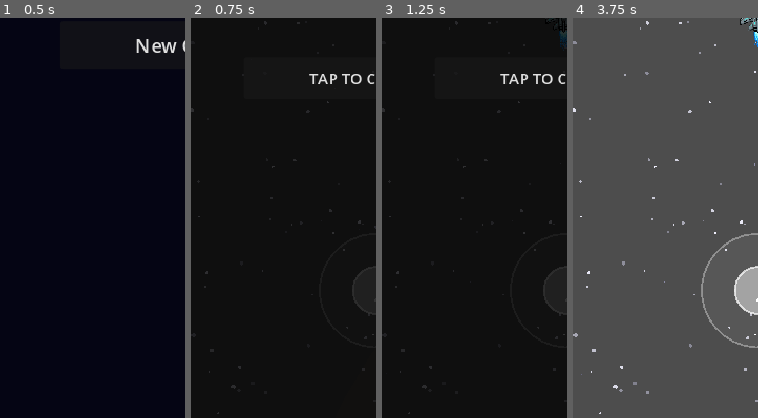
Above: before the commit, frames 1-4 (left to right).
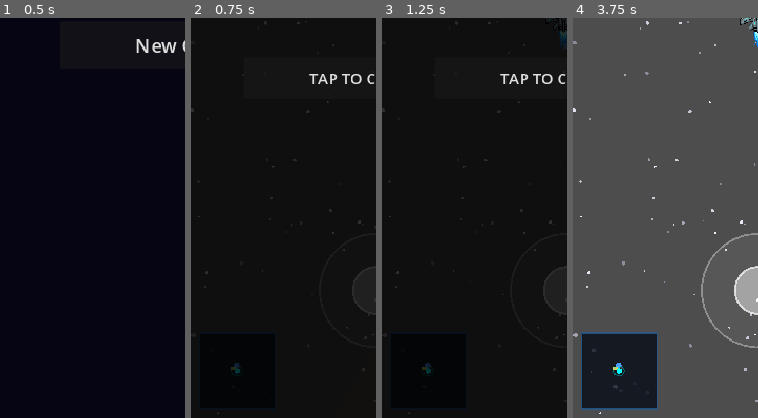
Above: after the commit, the same moments.

Repository: ichizh8/space-game-rt
Game: Godot game, scene res://scenes/main_menu.tscn
Two runs of this game, one before a commit and one after it. Both use one fixed random seed, a clock stepped at 60 frames per second and the inputs below.
Inputs:
- Up to frame 1 (0.5 s): no input
- Up to frame 2 (0.75 s): click "New Game" at 0.5 s
- Up to frame 3 (1.25 s): no input
- Up to frame 4 (3.75 s): click "COCKPIT" at 1.25 s; click "TAP TO CONTINUE" at 2 s; click "TAP TO CONTINUE" at 2.75 s; click "GOT IT" at 3.5 s
The pictures show only the part of the screen within x 0-50%, y 50-100%; the shares and areas given below are measured in that part.

Frame 1 is identical in both runs. In frame 2, 0.1% of the frame differs, in the area x 9-28%, y 82-93%; in frame 3, 0.1%; in frame 4, 8.1%, in the area x 4-46%, y 78-98%.

Commit message:
v87: quest map markers, minimap, quest compass with NAV tracking

Diff:
--- a/scripts/cockpit.gd
+++ b/scripts/cockpit.gd
@@ -108,6 +108,62 @@
 			if gname != "":
 				draw_string(ThemeDB.fallback_font, mp + Vector2(8, 4), gname,
 					HORIZONTAL_ALIGNMENT_LEFT, -1, 10, Color(0.4, 0.9, 1.0, 0.8))
+
+		# Quest markers — turn-in locations
+		for q in GameState.active_quests:
+			var source_id: String = q.get("source_id", "")
+			if source_id == "":
+				continue
+			var target_pos := Vector2(1e9, 1e9)
+			for planet in get_tree().get_nodes_in_group("planets"):
+				if not is_instance_valid(planet):
+					continue
+				if str(planet.get("planet_id")) == source_id:
+					target_pos = (planet as Node2D).global_position
+					break
+			if target_pos.x > 1e8:
+				for station in get_tree().get_nodes_in_group("stations"):
+					if not is_instance_valid(station):
+						continue
+					if str(station.get("station_id")) == source_id:
+						target_pos = (station as Node2D).global_position
+						break
+			if target_pos.x > 1e8:
+				continue
+			var qmp: Vector2 = center + (target_pos - _player_pos) * MAP_SCALE
+			if qmp.x < 0.0 or qmp.x > w or qmp.y < 0.0 or qmp.y > h:
+				continue
+			var is_tracked: bool = (GameState.tracked_quest_id == q.get("id", ""))
+			var qcol: Color = Color(1.0, 0.9, 0.0, 0.95) if not is_tracked else Color(0.3, 1.0, 0.4, 1.0)
+			draw_circle(qmp + Vector2(0.0, -10.0), 5.0, qcol)
+			draw_string(ThemeDB.fallback_font, qmp + Vector2(-3.0, -6.0), "!",
+				HORIZONTAL_ALIGNMENT_LEFT, -1, 11, Color(0.05, 0.05, 0.05))
+
+		# Story act 2 target — signal planet
+		if GameState.story_act == 2 or (GameState.story_act >= 2 and GameState.is_quest_active("story_act2")):
+			for planet in get_tree().get_nodes_in_group("planets"):
+				if not is_instance_valid(planet):
+					continue
+				if str(planet.get("planet_id")) == "story_signal_planet":
+					var sp: Vector2 = (planet as Node2D).global_position
+					var smp: Vector2 = center + (sp - _player_pos) * MAP_SCALE
+					if smp.x >= 0.0 and smp.x <= w and smp.y >= 0.0 and smp.y <= h:
+						draw_circle(smp + Vector2(0.0, -10.0), 5.0, Color(1.0, 0.5, 0.0, 0.9))
+						draw_string(ThemeDB.fallback_font, smp + Vector2(-3.0, -6.0), "!",
+							HORIZONTAL_ALIGNMENT_LEFT, -1, 11, Color(0.05, 0.05, 0.05))
+					break
+
+		# Story act 3 target — command ship
+		if GameState.is_quest_active("story_act3"):
+			var px = GameState.get_story_flag("command_ship_pos_x")
+			var py_val = GameState.get_story_flag("command_ship_pos_y")
+			if px != null and py_val != null:
+				var cmd_pos := Vector2(float(px), float(py_val))
+				var cmp: Vector2 = center + (cmd_pos - _player_pos) * MAP_SCALE
+				if cmp.x >= 0.0 and cmp.x <= w and cmp.y >= 0.0 and cmp.y <= h:
+					draw_circle(cmp, 6.0, Color(1.0, 0.2, 0.2, 0.9))
+					draw_string(ThemeDB.fallback_font, cmp + Vector2(8.0, 4.0), "CMD",
+						HORIZONTAL_ALIGNMENT_LEFT, -1, 9, Color(1.0, 0.3, 0.3, 0.9))
 
 		# Player dot
 		draw_circle(center, 4.0, Color.CYAN)
@@ -454,12 +510,39 @@
 			prog_lbl.add_theme_color_override("font_color", Color(0.7, 0.7, 0.8))
 			info.add_child(prog_lbl)
 
+			var qid_bind: String = q.get("id", "")
+			var is_tracked: bool = GameState.tracked_quest_id == qid_bind
+			if is_tracked:
+				cstyle.border_color = Color(0.3, 1.0, 0.4)
+				card.add_theme_stylebox_override("panel", cstyle)
+
+			var track_btn := Button.new()
+			track_btn.text = "NAV" if not is_tracked else "NAV"
+			track_btn.custom_minimum_size = Vector2(42, 36)
+			track_btn.add_theme_font_size_override("font_size", 11)
+			var track_style := StyleBoxFlat.new()
+			track_style.bg_color = Color(0.1, 0.4, 0.15) if not is_tracked else Color(0.15, 0.6, 0.2)
+			track_style.corner_radius_top_left = 3
+			track_style.corner_radius_top_right = 3
+			track_style.corner_radius_bottom_left = 3
+			track_style.corner_radius_bottom_right = 3
+			track_btn.add_theme_stylebox_override("normal", track_style)
+			track_btn.add_theme_color_override("font_color", Color(0.4, 1.0, 0.5) if not is_tracked else Color.WHITE)
+			track_btn.pressed.connect(func():
+				if GameState.tracked_quest_id == qid_bind:
+					GameState.tracked_quest_id = ""
+				else:
+					GameState.tracked_quest_id = qid_bind
+				_refresh_quests())
+			row.add_child(track_btn)
+
 			var abandon_btn := Button.new()
 			abandon_btn.text = "X"
 			abandon_btn.custom_minimum_size = Vector2(36, 36)
 			abandon_btn.add_theme_font_size_override("font_size", 14)
-			var qid_bind: String = q.get("id", "")
 			abandon_btn.pressed.connect(func():
+				if GameState.tracked_quest_id == qid_bind:
+					GameState.tracked_quest_id = ""
 				GameState.abandon_quest(qid_bind)
 				_refresh_quests())
 			row.add_child(abandon_btn)
--- a/scripts/game_state.gd
+++ b/scripts/game_state.gd
@@ -46,6 +46,7 @@
 # Quest system
 var active_quests: Array = []
 var completed_quests: Array = []
+var tracked_quest_id: String = ""
 
 # Session stats
 var session_kills: int = 0
@@ -301,13 +302,16 @@
 		faction_rep[faction] = clamp(faction_rep[faction] + amount, 0, 100)
 
 
-func accept_quest(quest_data: Dictionary) -> bool:
+func accept_quest(quest_data: Dictionary, source_id: String = "") -> bool:
 	if active_quests.size() >= 3:
 		return false
 	for q in active_quests:
 		if q["id"] == quest_data["id"]:
 			return false
-	active_quests.append(quest_data.duplicate(true))
+	var q_copy: Dictionary = quest_data.duplicate(true)
+	if source_id != "":
+		q_copy["source_id"] = source_id
+	active_quests.append(q_copy)
 	return true
 
 
--- a/scripts/hud.gd
+++ b/scripts/hud.gd
@@ -32,6 +32,181 @@
 	_build_ui()
 	_connect_signals()
 	_update_all()
+
+
+class MinimapControl extends Control:
+	const SIZE_PX := 80.0
+	const HALF := SIZE_PX / 2.0
+	const SCALE := HALF / 1500.0  # 1500 world units fills half the map
+
+	var _player_pos: Vector2 = Vector2.ZERO
+	var _poll_timer: float = 0.0
+
+	func _process(delta: float) -> void:
+		_poll_timer += delta
+		if _poll_timer >= 0.15:
+			_poll_timer = 0.0
+			var p := get_tree().get_first_node_in_group("player")
+			if is_instance_valid(p):
+				_player_pos = (p as Node2D).global_position
+			queue_redraw()
+
+	func _draw() -> void:
+		var c := Vector2(HALF, HALF)
+		draw_rect(Rect2(0.0, 0.0, SIZE_PX, SIZE_PX), Color(0.02, 0.04, 0.08, 0.78))
+		# Planets
+		for planet in get_tree().get_nodes_in_group("planets"):
+			if not is_instance_valid(planet):
+				continue
+			var mp: Vector2 = c + ((planet as Node2D).global_position - _player_pos) * SCALE
+			if mp.x < 2.0 or mp.x > SIZE_PX - 2.0 or mp.y < 2.0 or mp.y > SIZE_PX - 2.0:
+				continue
+			var pcol := Color(0.4, 0.7, 1.0)
+			if planet.get("planet_color") != null:
+				pcol = planet.get("planet_color") as Color
+			draw_circle(mp, 3.0, pcol)
+		# Stations
+		for station in get_tree().get_nodes_in_group("stations"):
+			if not is_instance_valid(station):
+				continue
+			var mp: Vector2 = c + ((station as Node2D).global_position - _player_pos) * SCALE
+			if mp.x < 2.0 or mp.x > SIZE_PX - 2.0 or mp.y < 2.0 or mp.y > SIZE_PX - 2.0:
+				continue
+			draw_rect(Rect2(mp - Vector2(2.0, 2.0), Vector2(4.0, 4.0)), Color(0.9, 0.8, 0.3))
+		# Warp gates
+		for gate in get_tree().get_nodes_in_group("warp_gates"):
+			if not is_instance_valid(gate):
+				continue
+			var mp: Vector2 = c + ((gate as Node2D).global_position - _player_pos) * SCALE
+			if mp.x < 2.0 or mp.x > SIZE_PX - 2.0 or mp.y < 2.0 or mp.y > SIZE_PX - 2.0:
+				continue
+			draw_arc(mp, 3.5, 0.0, TAU, 6, Color(0.4, 0.9, 1.0, 0.9), 1.5)
+		# Quest turn-in markers
+		for q in GameState.active_quests:
+			var source_id: String = q.get("source_id", "")
+			if source_id == "":
+				continue
+			var target_pos := Vector2(1e9, 1e9)
+			for planet in get_tree().get_nodes_in_group("planets"):
+				if is_instance_valid(planet) and str(planet.get("planet_id")) == source_id:
+					target_pos = (planet as Node2D).global_position
+					break
+			if target_pos.x > 1e8:
+				for station in get_tree().get_nodes_in_group("stations"):
+					if is_instance_valid(station) and str(station.get("station_id")) == source_id:
+						target_pos = (station as Node2D).global_position
+						break
+			if target_pos.x > 1e8:
+				continue
+			var mp: Vector2 = c + (target_pos - _player_pos) * SCALE
+			# If off-map, clamp to edge with arrow direction
+			if mp.x < 2.0 or mp.x > SIZE_PX - 2.0 or mp.y < 2.0 or mp.y > SIZE_PX - 2.0:
+				var dir: Vector2 = (mp - c).normalized()
+				mp = c + dir * (HALF - 4.0)
+			draw_string(ThemeDB.fallback_font, mp - Vector2(3.0, 0.0), "!",
+				HORIZONTAL_ALIGNMENT_LEFT, -1, 10, Color(1.0, 0.9, 0.0, 1.0))
+		# Player dot
+		draw_circle(c, 3.0, Color.CYAN)
+		draw_arc(c, 5.5, 0.0, TAU, 12, Color(0.0, 1.0, 1.0, 0.35), 1.0)
+		# Border
+		draw_rect(Rect2(0.0, 0.0, SIZE_PX, SIZE_PX), Color(0.15, 0.35, 0.55, 0.85), false, 1.5)
+
+
+class CompassControl extends Control:
+	var _poll_timer: float = 0.0
+	var _show: bool = false
+	var _direction: Vector2 = Vector2.UP
+	var _quest_title: String = ""
+	var _distance: float = 0.0
+	var _is_story: bool = false
+
+	func _process(delta: float) -> void:
+		_poll_timer += delta
+		if _poll_timer >= 0.25:
+			_poll_timer = 0.0
+			_update()
+			queue_redraw()
+
+	func _update() -> void:
+		var tracked_id := GameState.tracked_quest_id
+		if tracked_id == "":
+			_show = false
+			return
+		var tracked_quest: Dictionary = {}
+		for q in GameState.active_quests:
+			if q.get("id") == tracked_id:
+				tracked_quest = q
+				break
+		if tracked_quest.is_empty():
+			GameState.tracked_quest_id = ""
+			_show = false
+			return
+		_quest_title = tracked_quest.get("title", "Quest")
+		var player_node := get_tree().get_first_node_in_group("player")
+		if not is_instance_valid(player_node):
+			_show = false
+			return
+		var player_pos: Vector2 = (player_node as Node2D).global_position
+		var target_pos := Vector2(1e9, 1e9)
+		var source_id: String = tracked_quest.get("source_id", "")
+		if source_id != "":
+			for planet in get_tree().get_nodes_in_group("planets"):
+				if is_instance_valid(planet) and str(planet.get("planet_id")) == source_id:
+					target_pos = (planet as Node2D).global_position
+					break
+			if target_pos.x > 1e8:
+				for station in get_tree().get_nodes_in_group("stations"):
+					if is_instance_valid(station) and str(station.get("station_id")) == source_id:
+						target_pos = (station as Node2D).global_position
+						break
+		elif tracked_id == "story_act3":
+			var px = GameState.get_story_flag("command_ship_pos_x")
+			var py_val = GameState.get_story_flag("command_ship_pos_y")
+			if px != null and py_val != null:
+				target_pos = Vector2(float(px), float(py_val))
+		elif tracked_id == "story_act2":
+			for planet in get_tree().get_nodes_in_group("planets"):
+				if is_instance_valid(planet) and str(planet.get("planet_id")) == "story_signal_planet":
+					target_pos = (planet as Node2D).global_position
+					break
+		if target_pos.x > 1e8:
+			_show = false
+			return
+		_direction = (target_pos - player_pos).normalized()
+		_distance = player_pos.distance_to(target_pos)
+		_is_story = tracked_quest.get("type", "") == "story"
+		_show = true
+
+	func _draw() -> void:
+		if not _show:
+			return
+		var w: float = size.x
+		var cx: float = w / 2.0
+		var cy: float = size.y / 2.0
+		# Arrow (triangle)
+		var arrow_len := 18.0
+		var arrow_wing := 7.0
+		var tip: Vector2 = Vector2(cx, cy) + _direction * arrow_len
+		var perp: Vector2 = _direction.rotated(PI / 2.0)
+		var base_center: Vector2 = Vector2(cx, cy) - _direction * 4.0
+		var left_pt: Vector2 = base_center + perp * arrow_wing
+		var right_pt: Vector2 = base_center - perp * arrow_wing
+		var acol: Color = Color(0.3, 1.0, 0.5) if not _is_story else Color(1.0, 0.7, 0.2)
+		draw_polygon([tip, left_pt, right_pt],
+			[acol, Color(acol.r * 0.5, acol.g * 0.5, acol.b * 0.5),
+			Color(acol.r * 0.5, acol.g * 0.5, acol.b * 0.5)])
+		# Quest name (truncated)
+		var title_short := _quest_title if _quest_title.length() <= 14 else _quest_title.left(13) + "…"
+		draw_string(ThemeDB.fallback_font, Vector2(cx + 24.0, cy - 6.0), title_short,
+			HORIZONTAL_ALIGNMENT_LEFT, -1, 11, Color(1.0, 0.9, 0.0, 0.95))
+		# Distance
+		var dist_text: String
+		if _distance >= 1000.0:
+			dist_text = "%.1fk" % (_distance / 1000.0)
+		else:
+			dist_text = "%.0f" % _distance
+		draw_string(ThemeDB.fallback_font, Vector2(cx + 24.0, cy + 8.0), dist_text,
+			HORIZONTAL_ALIGNMENT_LEFT, -1, 10, Color(0.6, 0.8, 0.6, 0.85))
 
 
 func _build_ui() -> void:
@@ -171,6 +346,32 @@
 	_notification_label.add_theme_color_override("font_color", Color.YELLOW)
 	_notification_label.visible = false
 	add_child(_notification_label)
+
+	# Minimap (bottom-left)
+	var minimap := MinimapControl.new()
+	minimap.custom_minimum_size = Vector2(80.0, 80.0)
+	minimap.anchor_left = 0.0
+	minimap.anchor_right = 0.0
+	minimap.anchor_top = 1.0
+	minimap.anchor_bottom = 1.0
+	minimap.offset_left = 8.0
+	minimap.offset_right = 88.0
+	minimap.offset_top = -90.0
+	minimap.offset_bottom = -10.0
+	add_child(minimap)
+
+	# Quest compass (center-left, points to tracked quest)
+	var compass := CompassControl.new()
+	compass.custom_minimum_size = Vector2(160.0, 44.0)
+	compass.anchor_left = 0.0
+	compass.anchor_right = 0.0
+	compass.anchor_top = 0.5
+	compass.anchor_bottom = 0.5
+	compass.offset_left = 8.0
+	compass.offset_right = 168.0
+	compass.offset_top = -22.0
+	compass.offset_bottom = 22.0
+	add_child(compass)
 
 	# Zone indicator (top-right, below resources)
 	_zone_label = Label.new()
--- a/scripts/planet_menu.gd
+++ b/scripts/planet_menu.gd
@@ -127,7 +127,7 @@
 			# Accept act 3 quest automatically
 			var sq3 := WorldData.get_quest_by_id("story_act3")
 			if not sq3.is_empty():
-				GameState.accept_quest(sq3)
+				GameState.accept_quest(sq3, planet_id)
 			SaveManager.save_game()
 			vbox.add_child(HSeparator.new())
 
@@ -305,7 +305,7 @@
 	accept_btn.custom_minimum_size.y = 34
 	accept_btn.add_theme_font_size_override("font_size", 13)
 	accept_btn.pressed.connect(func():
-		GameState.accept_quest(q)
+		GameState.accept_quest(q, planet_id)
 		SaveManager.save_game()
 		_refresh_quest_tab())
 	inner.add_child(accept_btn)
--- a/scripts/station_menu.gd
+++ b/scripts/station_menu.gd
@@ -214,7 +214,7 @@
 		accept_btn.pressed.connect(func():
 			GameState.set_story_flag("distress_given", true)
 			var sq2 := WorldData.get_quest_by_id("story_act1")
-			GameState.accept_quest(sq2)
+			GameState.accept_quest(sq2, station_id)
 			SaveManager.save_game()
 			_refresh_quests_tab())
 		sp_inner.add_child(accept_btn)
@@ -335,7 +335,7 @@
 	accept_btn.custom_minimum_size.y = 34
 	accept_btn.add_theme_font_size_override("font_size", 13)
 	accept_btn.pressed.connect(func():
-		GameState.accept_quest(q)
+		GameState.accept_quest(q, station_id)
 		SaveManager.save_game()
 		_refresh_quests_tab())
 	inner.add_child(accept_btn)
Not shown, changed: web-export/index.html
Not shown, changed: web-export/index.pck
